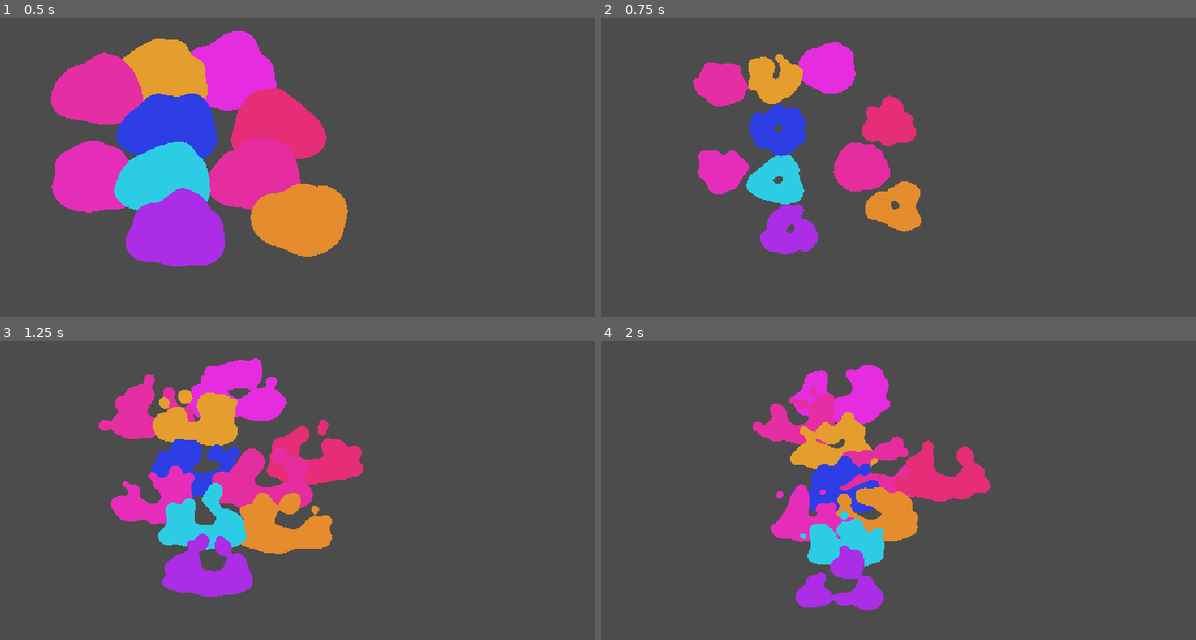
Above: before the commit, frames 1-4 (two rows, left to right).
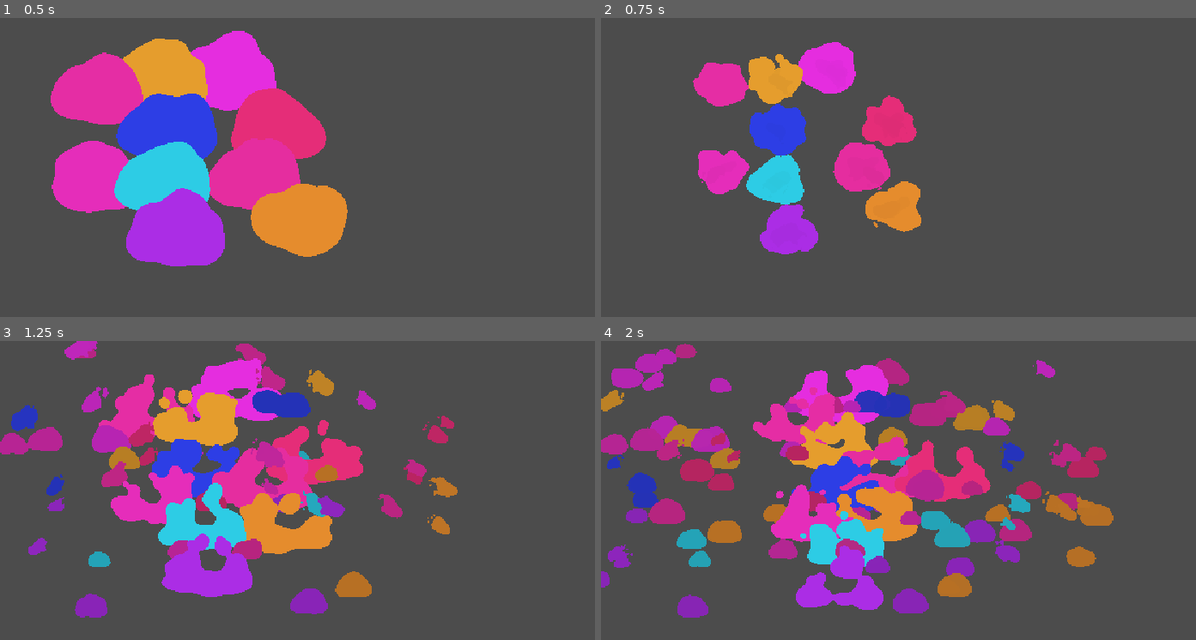
Above: after the commit, the same moments.

Repository: MetRiko/LD-2023-01
Game: Godot game, scene res://Root.tscn
Same seed, same stepped clock (60 frames per second), same inputs: the game is played once before the commit and once after it. The engine's default icon, where the game draws it, is replaced by a stand-in: a white triangle on a blue panel in a dark square.
Inputs (mouse positions are in pixels of both pictures, inside the frame that each line leads up to):
- Up to frame 1 (0.5 s): no input
- Up to frame 2 (0.75 s): tap Enter at 0.5 s; move the mouse to (1094, 191) at 0.52 s; hold Right (ui_right) from 0.53 s (still down); tap Alt at 0.6 s; click (1094, 191) at 0.67 s
- Up to frame 3 (1.25 s): keep holding Right (ui_right)
- Up to frame 4 (2 s): release Right (ui_right) at 1.25 s; drag from (809, 553) to (910, 613) at 1.27 s

Frame 1 is identical in both runs. In frame 2, 0.2% of the frame differs, in the area x 16-51%, y 16-72%; in frame 3, 8.2%; in frame 4, 16%, in the area x 0-87%, y 0-93%.

Commit message:
Add slime particles

Diff:
--- a/slimes/Slime.gd
+++ b/slimes/Slime.gd
@@ -10,16 +10,35 @@
 var target_pos = Vector2(0.0, 0.0)
 var proper_scale = 1.0
 var anim_scale = proper_scale
+var current_color : Color
+
+const slime_particle := preload("res://slimes/SlimeParticle.tscn")
 
 export var res : Resource
 
 var squish_tween : SceneTreeTween
 var anim_squish : float = 0.0
 
+func create_random_particle():
+	var p = slime_particle.instance()
+#	p.global_position = global_position
+	Game.add_particle(p)
+	p.global_position = global_position
+	var ang = rand_range(0, TAU)
+	var offset = Vector2(
+		cos(ang) * squash_factor.x * proper_scale * 200.0,
+		sin(ang) * squash_factor.y * proper_scale * 200.0
+	)
+	p.play_animation(global_position + offset, proper_scale * 2.0)
+	p.set_color(current_color)
+
 func do_squish():
 	proper_scale = max(proper_scale - 0.1, 0.1)
 	_change_proper_scale(proper_scale)
 	play_squish()
+
+	for i in range(randi() % 5 + 3):
+		create_random_particle()
 
 func _change_proper_scale(value : float):
 	proper_scale = value
@@ -57,8 +76,8 @@
 	$Icon.material = shader
 	shader.set_shader_param("u_delta_time", randf() * 10.0 * 1000.0)
 
-	var rand_col = Color.from_hsv(randf(), 0.8, 0.9)
-	shader.set_shader_param("u_color", rand_col)
+	current_color = Color.from_hsv(randf(), 0.8, 0.9)
+	shader.set_shader_param("u_color", current_color)
 
 	_select_random_target()
 	_change_proper_scale(proper_scale)
--- a/slimes/Slime.gdshader
+++ b/slimes/Slime.gdshader
@@ -8,12 +8,14 @@
 uniform float scale = 0.5;
 uniform float u_delta_time = 0.0;
 uniform vec4 u_color = vec4(0.0, 1.0, 0.0, 1.0);
+uniform float u_particle_speed_factor = 1.0;
+uniform float u_time_factor = 1.0;
 
 float msign(in float x) { return (x<0.0)?-1.0:1.0; }
 
 float sdEllipse( vec2 p, in vec2 ab )
 {
-  //if( ab.x==ab.y ) return length(p)-ab.x;
+  	if( ab.x==ab.y ) return length(p)-ab.x;
 
 	p = abs( p );
     if( p.x>p.y ){ p=p.yx; ab=ab.yx; }
@@ -137,6 +139,7 @@
 //	u_speed = 1.0;
 
 	float time = TIME + u_delta_time;
+	time *= u_time_factor;
 
 	for (int ix = 0; ix < n; ++ix) {
 		int i = ix % 4;
@@ -199,8 +202,8 @@
 //		offset += -offset * (u_small_rad * (1.0 - u_speed));
 
 		if (ix > 0) {
-			offset += u_vel * u_speed * 0.4;
-			float factor = (sin(time * 10.0 + float(ix) * 2.0) + 1.0) * 0.5; // 0.0 - 1.0
+			offset += u_vel * u_speed * 0.4 * u_particle_speed_factor;
+			float factor = (sin(time * 10.0 * pow(u_particle_speed_factor, 0.08) + float(ix) * 2.0) + 1.0) * 0.5; // 0.0 - 1.0
 			offset -= offset * u_speed * factor * 0.6;
 //			offset = u_vel * 0.5;
 		}
--- a/slimes/Slime.tscn
+++ b/slimes/Slime.tscn
@@ -19,6 +19,8 @@
 shader_param/scale = 0.5
 shader_param/u_delta_time = 0.0
 shader_param/u_color = Plane( 0, 1, 0, 1 )
+shader_param/u_particle_speed_factor = 1.0
+shader_param/u_time_factor = 1.0
 
 [sub_resource type="CircleShape2D" id=1]
 radius = 14.0
--- /dev/null
+++ b/slimes/SlimeParticle.gd
@@ -0,0 +1,88 @@
+extends Node2D
+
+var start_pos : Vector2
+var final_pos : Vector2
+
+var distance : float
+
+var shader : ShaderMaterial
+var tween : SceneTreeTween
+
+var prev_pos := Vector2.ZERO
+var start_scale : float
+
+var start_color : Color
+var final_color : Color
+
+func _ready():
+	randomize()
+	shader = $Sprite.material.duplicate()
+	$Sprite.material = shader
+	shader.set_shader_param("u_delta_time", randf() * 10.0 * 1000.0)
+
+func set_color(col : Color):
+	start_color = col
+	shader.set_shader_param("u_color", col)
+	final_color = Color.from_hsv(col.h, col.s, col.v * 0.8)
+
+func play_animation(final_pos : Vector2, particle_scale : float):
+	start_pos = global_position
+	self.final_pos = final_pos
+
+	distance = (final_pos - start_pos).length()
+	distance = sqrt(distance)
+
+	tween = get_tree().create_tween()
+	tween.tween_method(self, "_on_animation", 0.0, 1.0, distance * 0.05) # dur based on length
+#	shader.set_shader_param("scale", particle_scale)
+	start_scale = particle_scale * rand_range(0.5, 1.0)
+	$Sprite.scale = Vector2.ONE * start_scale
+	tween.connect("finished", self, "_on_hit")
+
+func _start_fading():
+	var tween = get_tree().create_tween()
+	tween.tween_method(self, "_on_fading", 0.0, 1.0, 2.0 + rand_range(1.0, 2.0)) # dur based on length
+	tween.connect("finished", self, "_on_faded")
+
+func _on_fading(x : float):
+	var factor = pow(sin(x * 0.5 * PI + PI * 0.5), 0.4)
+	$Sprite.modulate.a = factor
+#	$Sprite.scale = Vector2.ONE * lerp(start_scale, 0.0, x)
+	$Sprite.scale = Vector2.ONE * start_scale * factor
+
+func _on_faded():
+	queue_free()
+
+func _on_hit():
+	shader.set_shader_param("u_particle_speed", 0.0)
+	shader.set_shader_param("u_speed", 0.0)
+	shader.set_shader_param("squash_factor", Vector2(1.0, 0.01))
+	_start_fading()
+
+func _on_animation(x : float):
+
+	var next_col = lerp(start_color, final_color, x)
+	shader.set_shader_param("u_color", next_col)
+
+	var vec = final_pos - start_pos
+
+	var pos_on_vec = start_pos + vec * x
+	global_position = pos_on_vec
+
+	$Sprite.position.y = -sin(x * PI) * distance * 3.0 # height based on length
+
+#	var dir = Vector2(
+#		pos_on_vec.x,
+#		pos_on_vec.y - sin(x * PI) * 120.0
+#	)
+
+	var curr_pos = vec * x + Vector2(0, $Sprite.position.y)
+	var dir = curr_pos - prev_pos
+
+	shader.set_shader_param("u_vel", -dir.normalized())
+	shader.set_shader_param("u_particle_speed", (1.0 - sin(x * PI)) * 2.0)
+
+	prev_pos = curr_pos
+
+#	var rand_col = Color.from_hsv(randf(), 0.8, 0.9)
+#	shader.set_shader_param("u_color", rand_col)
--- /dev/null
+++ b/slimes/SlimeParticle.tscn
@@ -0,0 +1,26 @@
+[gd_scene load_steps=5 format=2]
+
+[ext_resource path="res://icon.png" type="Texture" id=1]
+[ext_resource path="res://slimes/Slime.gdshader" type="Shader" id=2]
+[ext_resource path="res://slimes/SlimeParticle.gd" type="Script" id=3]
+
+[sub_resource type="ShaderMaterial" id=6]
+shader = ExtResource( 2 )
+shader_param/u_rad = 0.6
+shader_param/u_small_rad = 0.15
+shader_param/u_vel = Vector2( 1, 0 )
+shader_param/u_speed = 1.2
+shader_param/squash_factor = Vector2( 0.4, 1 )
+shader_param/scale = 0.4
+shader_param/u_delta_time = 1000.0
+shader_param/u_color = Plane( 1, 0, 0, 1 )
+shader_param/u_particle_speed_factor = 3.0
+shader_param/u_time_factor = 1.0
+
+[node name="SlimeParticle" type="Node2D"]
+script = ExtResource( 3 )
+
+[node name="Sprite" type="Sprite" parent="."]
+material = SubResource( 6 )
+scale = Vector2( 0.59375, 0.59375 )
+texture = ExtResource( 1 )
--- /dev/null
+++ b/slimes/SlimeTesting.gd
@@ -0,0 +1,6 @@
+extends Node2D
+
+func _ready():
+	for slime in $Slimes.get_children():
+		if slime.visible == false:
+			slime.queue_free()
--- a/slimes/SlimeTesting.tscn
+++ b/slimes/SlimeTesting.tscn
@@ -1,6 +1,7 @@
-[gd_scene load_steps=5 format=2]
+[gd_scene load_steps=6 format=2]
 
 [ext_resource path="res://slimes/Slime.tscn" type="PackedScene" id=1]
+[ext_resource path="res://slimes/SlimeTesting.gd" type="Script" id=2]
 
 [sub_resource type="PhysicsMaterial" id=3]
 friction = 0.0
@@ -13,6 +14,7 @@
 extents = Vector2( 330.5, 9.5 )
 
 [node name="SlimeTesting" type="Node2D"]
+script = ExtResource( 2 )
 
 [node name="Slimes" type="YSort" parent="."]
 
